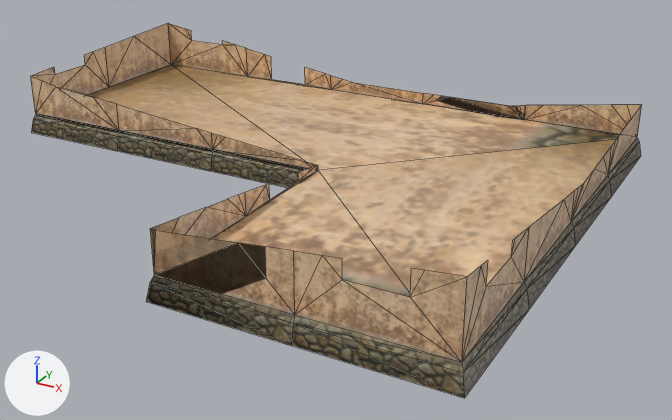
Before and after pictures for a commit that changed the COLLADA model features/s44_b_house_3_5_destroyed_2.dae.
Before and after are seen from a 50 mm camera at (81.3, -141.1, 65.0) aimed at (2.5, 2.1, -6.6). Every picture has the same lights, and +X, +Y and +Z are marked at lower left. Mesh edges are drawn as thin lines.

The first picture shows 'Untitled'.
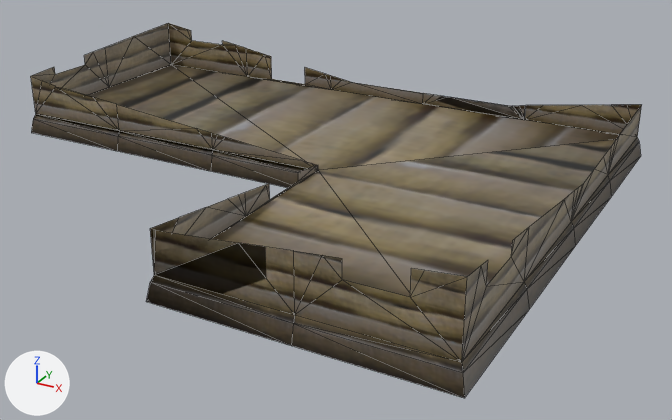
Pixel boxes [x1, y1, x2, y2] of what changed, in the pictures (672 x 420 px):
'Untitled', surface changed (beige to brown)
    both: [31, 23, 642, 397]

The change, as a diff of the scene's bpy script:
```diff
--- a/features/s44_b_house_3_5_destroyed_2.dae.py
+++ b/features/s44_b_house_3_5_destroyed_2.dae.py
@@ img_s44_b_house_3_1_png @@
+img_s44_b_house_3_1_png = load_image('s44_b_house_3_1.png', 's44_b_house_3_1.png', 256, 128, 'sRGB')
@@ mat_s44_b_house_1_5_s3o_mat @@
 mat_s44_b_house_1_5_s3o_mat = principled_material('s44_b_house_1_5_s3o_mat')
-mat_s44_b_house_1_5_s3o_mat.texture = img_s44_b_house_2_1_png
+mat_s44_b_house_1_5_s3o_mat.texture = img_s44_b_house_3_1_png
 mat_s44_b_house_1_5_s3o_mat.roughness = 0.44
```
